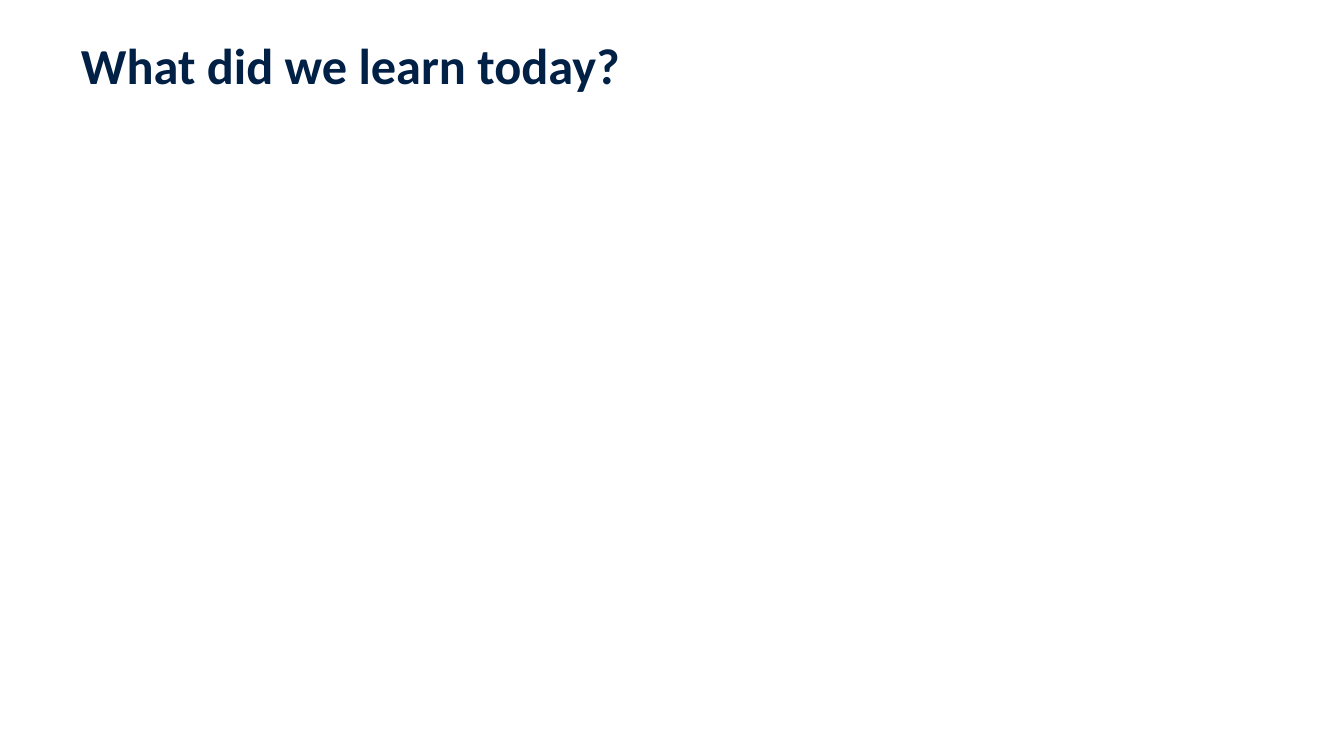
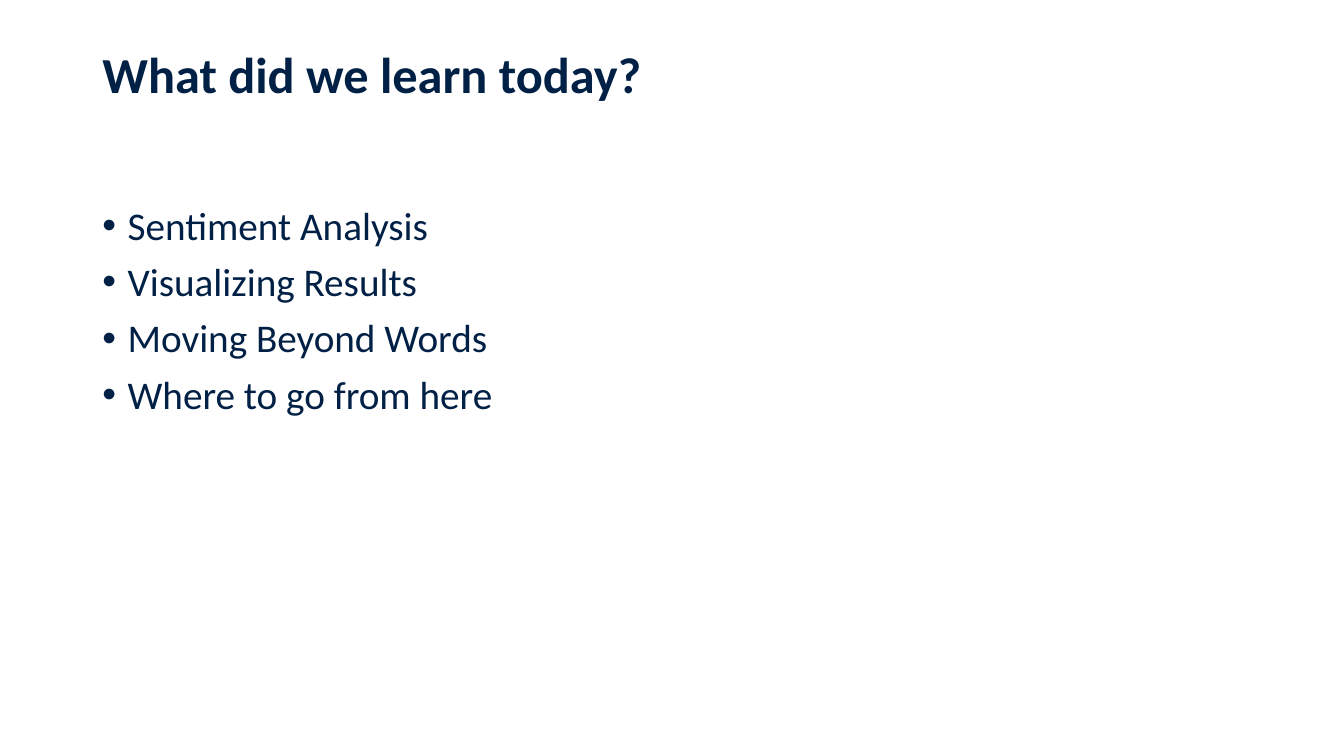
Before and after one commit to jennschilling/sentiment-analysis-in-R, a slide deck: slide 23 of slides/Sentiment Analysis in R.pptx (slide 18 before the commit). Drawn at 1344x756 pixels with LibreOffice and Linux fonts; fonts in the diff are those of the drawing; background and template pictures are left out. Boxes give left, top, right and bottom in pixels: in the first picture for what was removed or moved away, otherwise in the second. Text is boxed around its words. In the diff, an @@ line names an element or a change of style, - is before the commit and + after.

```diff
--- a/slides/Sentiment Analysis in R.pptx
+++ b/slides/Sentiment Analysis in R.pptx
@@ title "What did we learn today?": place and size @@
-title "What did we learn today?" at [81,48,619,92]
+title "What did we learn today?" at [102,57,641,101]
@@ text added at [128,212,493,416], 28 pt, text #002045 @@
+• Sentiment Analysis
+• Visualizing Results
+• Moving Beyond Words
+• Where to go from here
```
Also in this commit, not shown: 6 other slides changed, 8 slides added, 3 slides removed.
